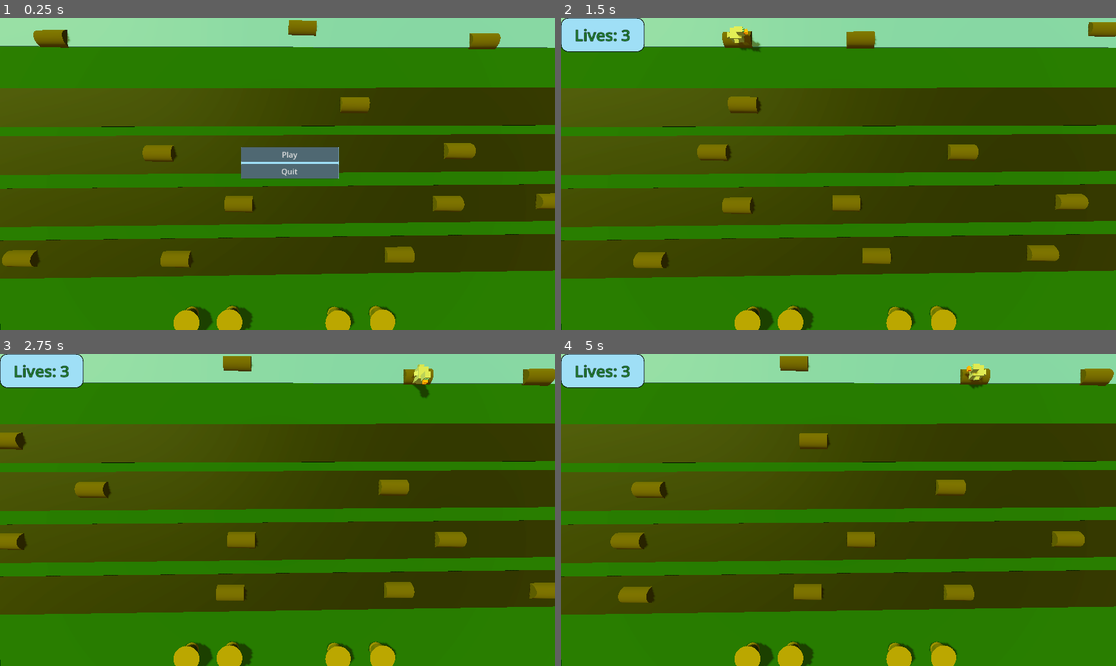
Above: before the commit, frames 1-4 (two rows, left to right).
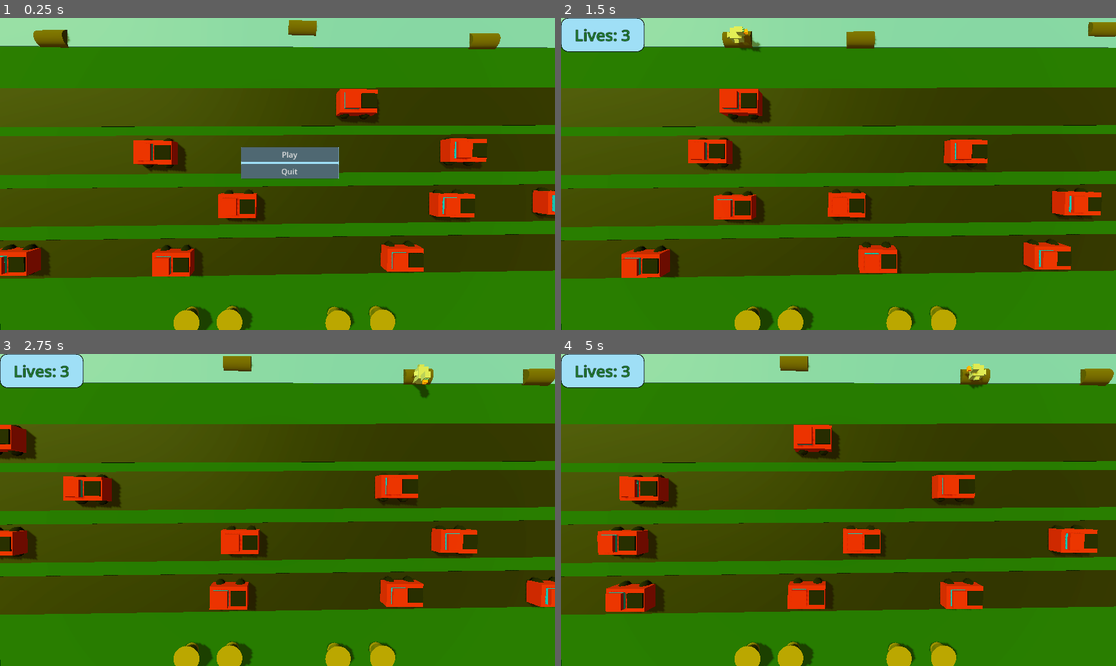
Above: after the commit, the same moments.

Repository: PushingPolygons/dangerxing-PCCDanny
Game: Godot game, scene res://Main/Main.tscn
Two runs of this game, one before a commit and one after it. Both use one fixed random seed, a clock stepped at 60 frames per second and the inputs below.
Inputs:
- Up to frame 1 (0.25 s): no input
- Up to frame 2 (1.5 s): click "Play" at 0.5 s; hold D (move_right) from 1.28 s (still down)
- Up to frame 3 (2.75 s): release D (move_right) at 2.03 s; hold S (move_down) from 2.03 s (still down)
- Up to frame 4 (5 s): release S (move_down) at 2.78 s; hold D (move_right) 2.78-3.53 s; hold W (move_up) 3.53-4.28 s; hold A (move_left) from 4.28 s (still down)

The runs differ from the first frame. In frame 1, 5.7% of the frame differs, in the area x 0-100%, y 22-84%; in frame 2, 6.3%; in frame 3, 5.6%; in frame 4, 6.5%, in the area x 6-97%, y 22-83%.

Commit message:
Mighty chicken lands on the log
log secured

Diff:
--- a/Code/Main/Main.tscn
+++ b/Code/Main/Main.tscn
@@ -115,38 +115,47 @@
 
 [node name="Vehicle" parent="Cars" instance=ExtResource("4_bruup")]
 transform = Transform3D(0.0127057, 0, 0.999919, 0, 1, 0, -0.999919, 0, 0.0127057, 7.61419, 0.543458, -4.6902)
+is_safe = false
 
 [node name="Vehicle9" parent="Cars" instance=ExtResource("4_bruup")]
 transform = Transform3D(0.0127057, 0, 0.999919, 0, 1, 0, -0.999919, 0, 0.0127057, -6.74719, 0.543458, 6.62609)
 speed = 5.0
+is_safe = false
 
 [node name="Vehicle8" parent="Cars" instance=ExtResource("4_bruup")]
 transform = Transform3D(0.0127057, 0, 0.999919, 0, 1, 0, -0.999919, 0, 0.0127057, -17.8978, 0.543458, 6.44724)
 speed = 5.0
+is_safe = false
 
 [node name="Vehicle7" parent="Cars" instance=ExtResource("4_bruup")]
 transform = Transform3D(0.0127057, 0, 0.999919, 0, 1, 0, -0.999919, 0, 0.0127057, 9.71289, 0.543458, 6.50821)
 speed = 5.0
+is_safe = false
 
 [node name="Vehicle6" parent="Cars" instance=ExtResource("4_bruup")]
 transform = Transform3D(0.0127057, 0, 0.999919, 0, 1, 0, -0.999919, 0, 0.0127057, 16.0909, 0.543458, 2.67134)
 speed = 16.0
+is_safe = false
 
 [node name="Vehicle5" parent="Cars" instance=ExtResource("4_bruup")]
 transform = Transform3D(0.0127057, 0, 0.999919, 0, 1, 0, -0.999919, 0, 0.0127057, -16.0524, 0.543458, 2.56216)
 speed = 16.0
+is_safe = false
 
 [node name="Vehicle4" parent="Cars" instance=ExtResource("4_bruup")]
 transform = Transform3D(0.0127057, 0, 0.999919, 0, 1, 0, -0.999919, 0, 0.0127057, 0.614849, 0.543458, 2.59147)
 speed = 16.0
+is_safe = false
 
 [node name="Vehicle3" parent="Cars" instance=ExtResource("4_bruup")]
 transform = Transform3D(0.0127057, 0, 0.999919, 0, 1, 0, -0.999919, 0, 0.0127057, 17.4054, 0.543458, -1.24168)
 speed = 18.0
+is_safe = false
 
 [node name="Vehicle2" parent="Cars" instance=ExtResource("4_bruup")]
 transform = Transform3D(0.0127057, 0, 0.999919, 0, 1, 0, -0.999919, 0, 0.0127057, -4.64529, 0.543458, -1.16633)
 speed = 18.0
+is_safe = false
 
 [node name="boats" type="Node3D" parent="."]
 
--- a/Code/Vehicle/Vehicle.tscn
+++ b/Code/Vehicle/Vehicle.tscn
@@ -48,7 +48,6 @@
 shape = SubResource("BoxShape3D_4yijx")
 
 [node name="Road" type="Node3D" parent="."]
-visible = false
 
 [node name="TruckBody" type="MeshInstance3D" parent="Road"]
 material_override = SubResource("StandardMaterial3D_bgcgv")
